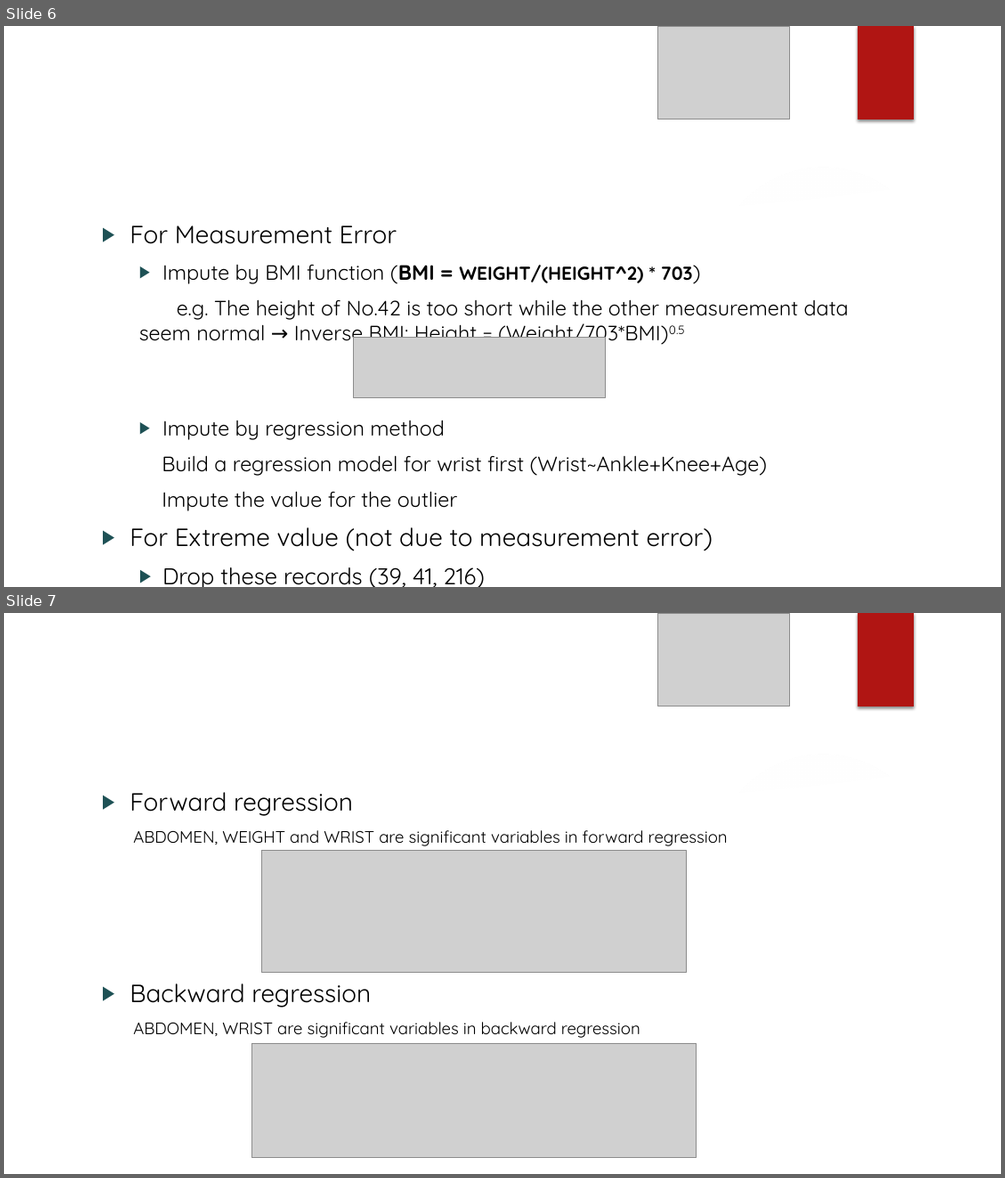
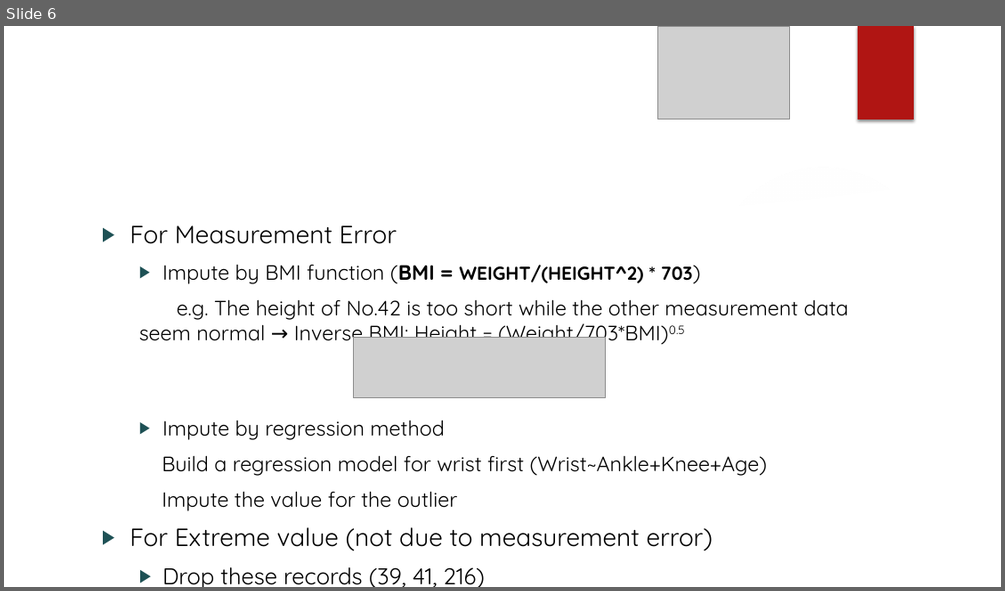
Before and after one commit to TroubleZN/Stat628_Bodyfat, a slide deck: Slides.pptx. Shown one above the other, each under a label of ours: slides 6 and 7 before the commit, slide 6 after it. The pictures are 1005x1178 and 1005x591 pixels, drawn with LibreOffice and Linux fonts; fonts in the diff are those of the drawing; grey boxes stand for pictures; background and template pictures are left out. Boxes give left, top, right and bottom in pixels: in the first picture for what was removed or moved away, otherwise in the second. Text is boxed around its words. In the diff, an @@ line names an element or a change of style, - is before the commit and + after.

```diff
--- a/Slides.pptx
+++ b/Slides.pptx
@@ slide 7 removed at <box>4,613,1001,1174</box>, background picture (left out); not listed: 1 template element that a slide beside it also shows @@
@@ picture removed at <box>658,613,789,706</box> @@
@@ rectangle removed at <box>858,613,914,706</box> @@
@@ title removed at <box>95,650,826,765</box> @@
-Model Selection
@@ freeform shape removed at <box>718,732,1001,800</box> @@
@@ freeform shape removed at <box>4,757,1001,1174</box> @@
@@ ellipse removed at <box>708,750,938,981</box> @@
@@ text removed at <box>129,792,728,1038</box> @@
-▶ Forward regression
-ABDOMEN, WEIGHT and WRIST are significant variables in forward regression
-▶ Backward regression
-ABDOMEN, WRIST are significant variables in backward regression
@@ picture removed at <box>4,831,334,1174</box> @@
@@ picture removed at <box>4,850,128,1043</box> @@
@@ picture removed at <box>261,851,686,973</box> @@
@@ picture removed at <box>252,1043,696,1158</box> @@
@@ picture removed at <box>708,1111,789,1174</box> @@
```
Also in this commit, not shown: 1 other slide removed.
